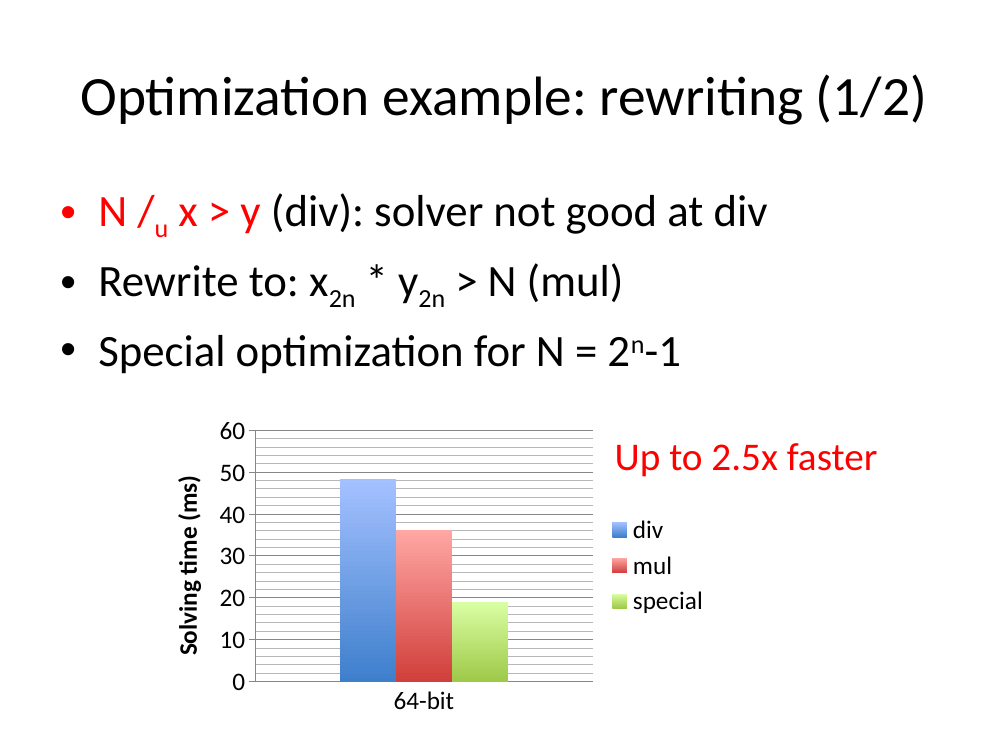
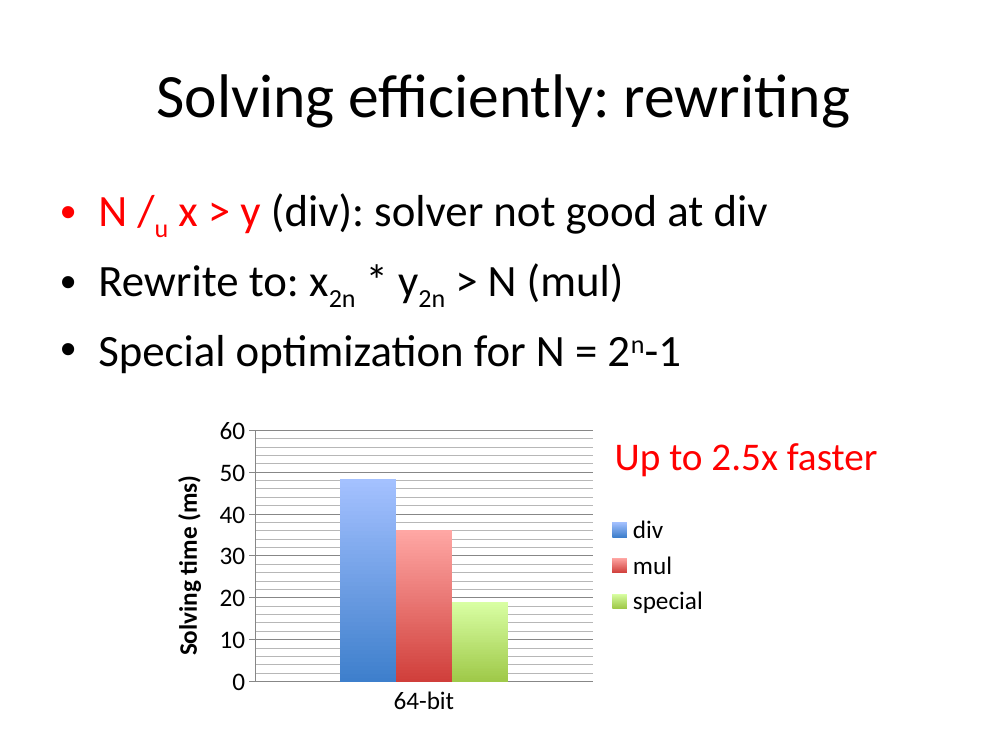
Before and after one commit to jiazhihao/6857, a slide deck: slide 18 of slides/kint.pptx (slide 17 before the commit). Drawn at 1008x756 pixels with LibreOffice and Linux fonts; fonts in the diff are those of the drawing. Boxes give left, top, right and bottom in pixels: in the first picture for what was removed or moved away, otherwise in the second. Text is boxed around its words. In the diff, an @@ line names an element or a change of style, - is before the commit and + after.

```diff
--- a/slides/kint.pptx
+++ b/slides/kint.pptx
@@ title at box(157, 74, 850, 128): text changed; size 39.6 to 44 pt @@
-Optimization example: rewriting (1/2)
+Solving efficiently: rewriting
```
Also in this commit, not shown: 26 other slides changed, 1 slide removed.
